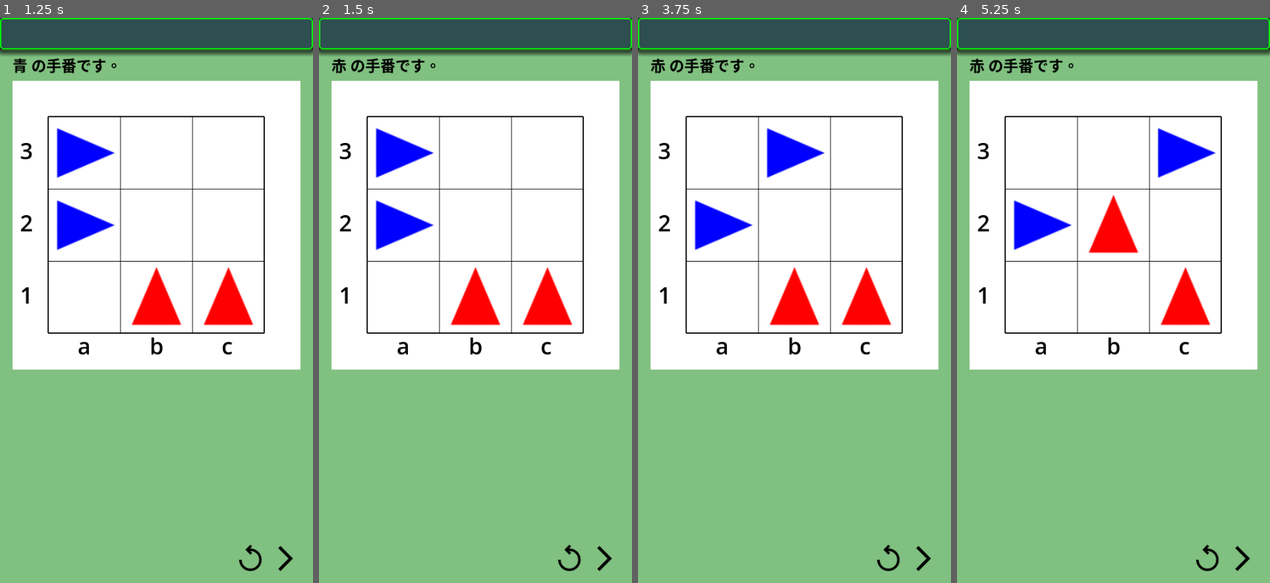
Above: before the commit, frames 1-4 (left to right).
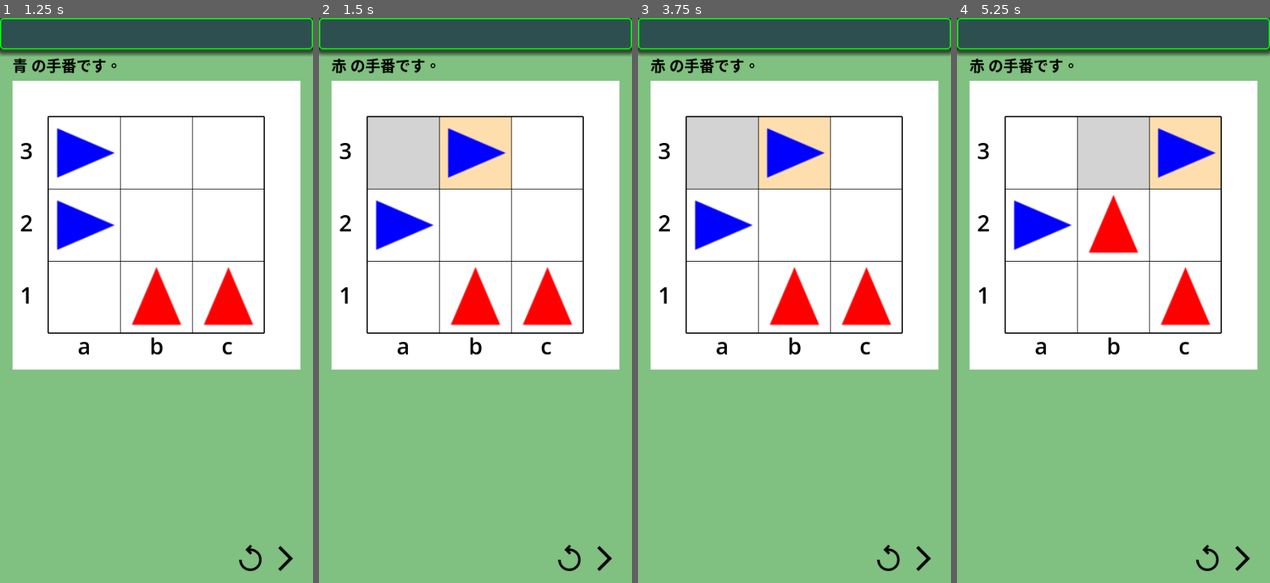
Above: after the commit, the same moments.

Repository: vivisuke/DodgemGame
Game: Godot game, scene res://main.tscn
The game is run twice, just before and just after one commit, with the same random seed, the same clock (stepped at 60 frames per second) and the same inputs.
Inputs (mouse positions are in pixels of both pictures, inside the frame that each line leads up to):
- Up to frame 1 (1.25 s): click (250, 560) at 0.5 s
- Up to frame 2 (1.5 s): click (603, 560) at 1.25 s
- Up to frame 3 (3.75 s): click (888, 560) at 2 s; click (888, 560) at 2.75 s; click (922, 560) at 3.5 s
- Up to frame 4 (5.25 s): click (1241, 560) at 4.25 s; tap Enter at 5 s

Frame 1 is identical in both runs. In frame 2, 5.8% of the frame differs, in the area x 15-62%, y 17-31%; in frame 3, 5.1%; in frame 4, 5.1%.
Error before the commit: Invalid access of index '2' on a base object of type: 'Array'. (res://scripts/board_rect.gd:100)

Commit message:
0043 ◎ C 01/16 01/16 0.001│問題│再試合を行うと、２手目？でクラッシュする 0044 ◎ C 01/16 01/16 0.001│ToDo│移動先、元セルを強調表示？

Diff:
--- a/dodgemgame/scripts/board_rect.gd
+++ b/dodgemgame/scripts/board_rect.gd
@@ -16,6 +16,8 @@
 var m_to_hide = false		# 移動後に車を非表示に
 var red_cars = []
 var blue_cars = []
+var src_pos = Vector2(-1, -1)	# 移動元位置
+var dst_pos = Vector2(-1, -1)	# 移動先位置
 
 func xyToPos(x, y):
 	var px = X0 + (x+0.5) * CELL_WIDTH
@@ -51,14 +53,9 @@
 		blue_cars[i].position = xyToPos(0, i+1)
 		red_cars[i].scale = Vector2(3.5/N_CELLS, 3.5/N_CELLS)
 		blue_cars[i].scale = Vector2(3.5/N_CELLS, 3.5/N_CELLS)
-	#$RedCar1.show()
-	#$RedCar2.show()
-	#$BlueCar1.show()
-	#$BlueCar2.show()
-	#$RedCar1.position = xyToPos(1, 0)
-	#$RedCar2.position = xyToPos(2, 0)
-	#$BlueCar1.position = xyToPos(0, 1)
-	#$BlueCar2.position = xyToPos(0, 2)
+	src_pos = Vector2(-1, -1)
+	dst_pos = Vector2(-1, -1)
+	queue_redraw()
 func set_cars(bd: Board):
 	#red_cars.resize(bd.m_red_cars.size())
 	# 前提条件：盤面サイズは同一
@@ -74,6 +71,11 @@
 			blue_cars[i].hide()
 	pass
 func _draw():
+	draw_rect(Rect2(0, 0, WIDTH, WIDTH), Color.WHITE)
+	if src_pos.x >= 0:
+		draw_rect(Rect2(src_pos, Vector2(CELL_WIDTH, CELL_WIDTH)), Color.LIGHT_GRAY)
+	if dst_pos.x >= 0:
+		draw_rect(Rect2(dst_pos, Vector2(CELL_WIDTH, CELL_WIDTH)), Color.NAVAJO_WHITE)
 	draw_line(Vector2(X0, Y0), Vector2(X0+BD_WD, Y0), Color.BLACK, 2.0)
 	draw_line(Vector2(X0, Y0), Vector2(X0, Y0+BD_HT), Color.BLACK, 2.0)
 	draw_line(Vector2(X0+BD_WD, Y0), Vector2(X0+BD_WD, Y0+BD_HT), Color.BLACK, 2.0)
@@ -90,8 +92,10 @@
 	var id = mv.x
 	var pos : Vector2
 	var dir = mv.y
+	dst_pos = Vector2(-1, -1)
 	if id > 0:		# 赤
 		m_car = red_cars[id-1]
+		src_pos = m_car.position - Vector2(CELL_WIDTH/2, CELL_WIDTH/2)
 		pos = m_car.position
 		if dir == Board.FORWARD: pos.y -= CELL_WIDTH
 		elif dir == Board.LEFT: pos.x -= CELL_WIDTH
@@ -99,16 +103,22 @@
 	else:
 		m_car = blue_cars[-id-1]
 		pos = m_car.position
+		src_pos = m_car.position - Vector2(CELL_WIDTH/2, CELL_WIDTH/2)
 		if dir == Board.FORWARD: pos.x += CELL_WIDTH
 		elif dir == Board.LEFT: pos.y -= CELL_WIDTH
 		else: pos.y += CELL_WIDTH
 	#m_car.position = pos
 	tw.tween_property(m_car, "position", pos, 0.15)
 	tw.tween_callback(move_finished)
+	queue_redraw()
 
 func move_finished():
 	print("move_finished.")
-	if m_to_hide: m_car.hide()
+	if m_to_hide:
+		m_car.hide()
+	else:
+		dst_pos = m_car.position - Vector2(CELL_WIDTH/2, CELL_WIDTH/2)
+	queue_redraw()
 	pass
 func _process(delta):
 	pass
--- a/dodgemgame/scripts/main.gd
+++ b/dodgemgame/scripts/main.gd
@@ -93,6 +93,7 @@
 	is_game_over = false
 	is_blue_turn = true
 	$MessLabel.text = "青 の手番です。"
-	bd.init_board(4)
+	bd.init_board(Board.BD_SIZE)
+	bd.print()
 	$BoardRect.init_cars()
 	pass # Replace with function body.
Not shown, changed: DodgemGame.spr
